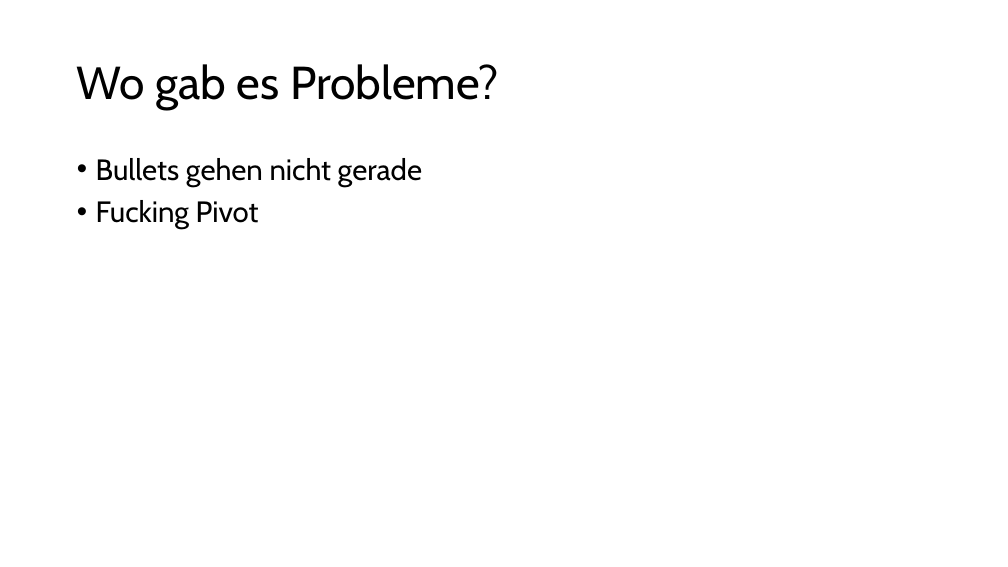
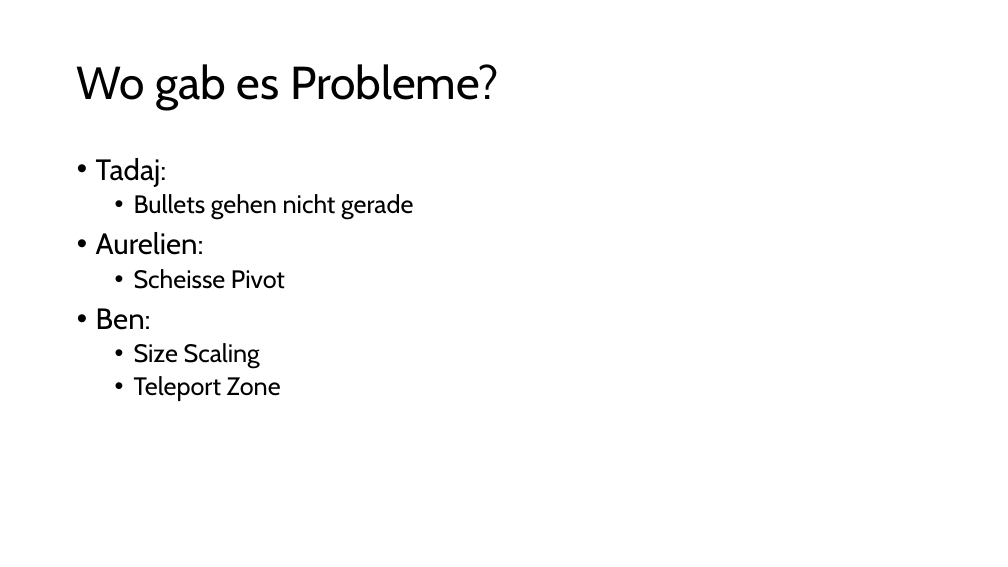
Before and after one commit to Soguel-Aurelien/UnrealEngineProjekt, a slide deck: slide 7 of Presentation/Unrealengine pp.pptx. Drawn at 1008x567 pixels with LibreOffice and Linux fonts; fonts in the diff are those of the drawing. Boxes give left, top, right and bottom in pixels: in the first picture for what was removed or moved away, otherwise in the second. Text is boxed around its words. In the diff, an @@ line names an element or a change of style, - is before the commit and + after.

Commit message:
Update pp

```diff
--- a/Presentation/Unrealengine pp.pptx
+++ b/Presentation/Unrealengine pp.pptx
@@ text at <box>96,158,167,187</box>: paragraph added @@
+• Tadaj:
@@ text at <box>134,194,413,219</box>: size 28 to 24 pt in "Bullets gehen nicht gerade"; list level 1 to 2 in "Bullets gehen nicht gerade" @@
@@ text at <box>96,232,285,401</box>: text changed; size 28 to 24 pt @@
-• Fucking Pivot
+• Aurelien:
+  • Scheisse Pivot
+• Ben:
+  • Size Scaling
+  • Teleport Zone
```
Also in this commit, not shown: 1 other slide changed.
